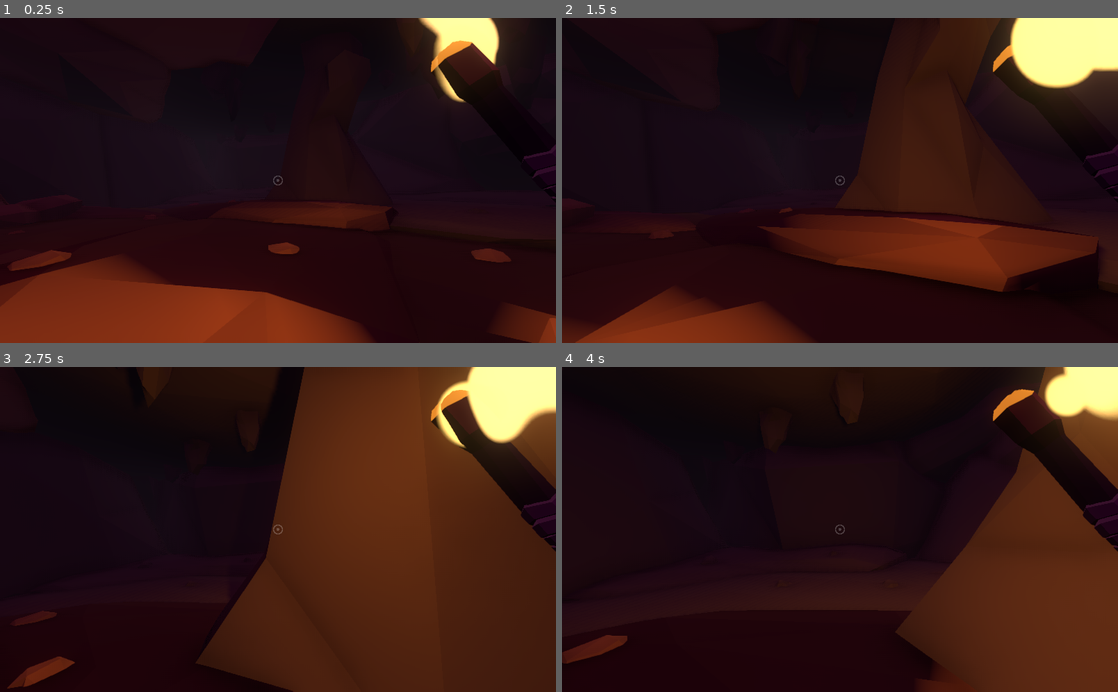
Above: before the commit, frames 1-4 (two rows, left to right).
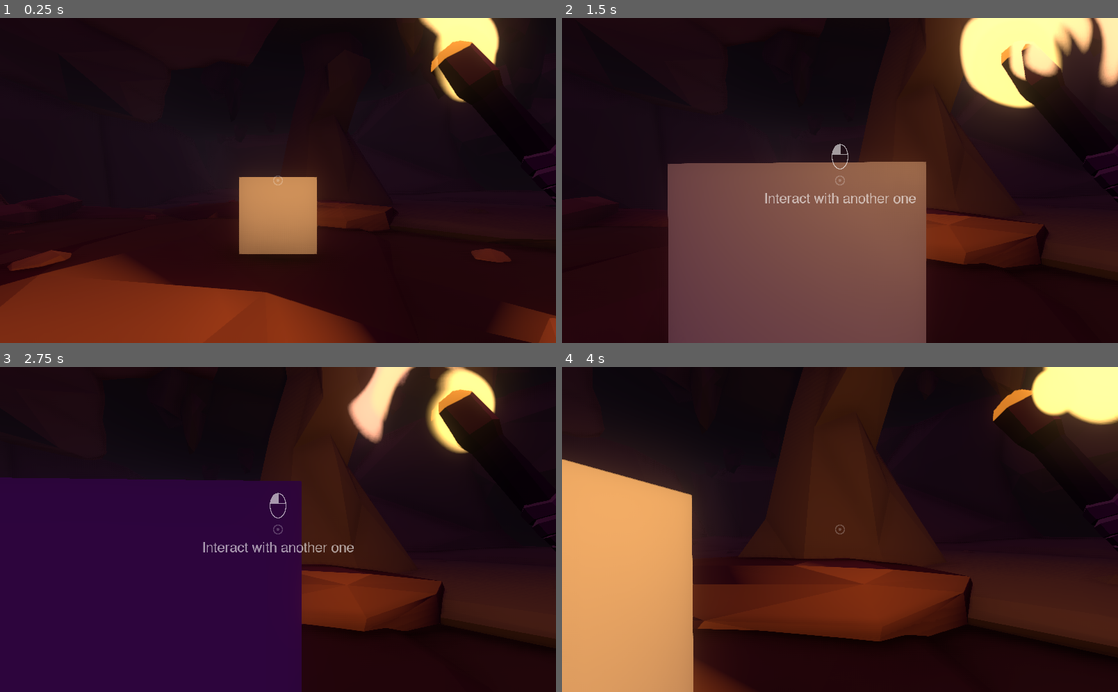
Above: after the commit, the same moments.

Repository: Anemony22/Creative-Jam-2021
Game: Godot game, scene res://scenes/levels/Main.tscn
Same seed, same stepped clock (60 frames per second), same inputs: the game is played once before the commit and once after it.
Inputs (mouse positions are in pixels of both pictures, inside the frame that each line leads up to):
- Up to frame 1 (0.25 s): no input
- Up to frame 2 (1.5 s): tap Enter at 0.5 s; move the mouse to (867, 180) at 0.52 s; hold E (interact, bound only after the commit) 0.53-1.28 s; hold W (move_forward) from 0.53 s (still down); move the mouse to (812, 180) at 1.27 s; tap E (interact, bound only after the commit) at 1.35 s
- Up to frame 3 (2.75 s): keep holding W (move_forward); move the mouse to (289, 523) at 2.02 s; hold E (interact, bound only after the commit) from 2.03 s (still down)
- Up to frame 4 (4 s): keep holding W (move_forward); move the mouse to (834, 536) at 2.77 s; release E (interact, bound only after the commit) at 2.78 s; tap E (interact, bound only after the commit) at 2.85 s; move the mouse to (878, 532) at 3.52 s; hold E (interact, bound only after the commit) from 3.53 s (still down)

The runs differ from the first frame. In frame 1, 3.4% of the frame differs, in the area x 42-58%, y 47-73%; in frame 2, 37%; in frame 3, 73%, in the area x 0-100%, y 0-100%; in frame 4, 53%.

Commit message:
Interactable node

Diff:
--- a/project.godot
+++ b/project.godot
@@ -1075,21 +1075,31 @@
 move_forward={
 "deadzone": 0.5,
 "events": [ Object(InputEventKey,"resource_local_to_scene":false,"resource_name":"","device":0,"alt":false,"shift":false,"control":false,"meta":false,"command":false,"pressed":false,"scancode":87,"unicode":0,"echo":false,"script":null)
+, Object(InputEventKey,"resource_local_to_scene":false,"resource_name":"","device":0,"alt":false,"shift":false,"control":false,"meta":false,"command":false,"pressed":false,"scancode":16777232,"unicode":0,"echo":false,"script":null)
  ]
 }
 move_back={
 "deadzone": 0.5,
 "events": [ Object(InputEventKey,"resource_local_to_scene":false,"resource_name":"","device":0,"alt":false,"shift":false,"control":false,"meta":false,"command":false,"pressed":false,"scancode":83,"unicode":0,"echo":false,"script":null)
+, Object(InputEventKey,"resource_local_to_scene":false,"resource_name":"","device":0,"alt":false,"shift":false,"control":false,"meta":false,"command":false,"pressed":false,"scancode":16777234,"unicode":0,"echo":false,"script":null)
  ]
 }
 move_left={
 "deadzone": 0.5,
 "events": [ Object(InputEventKey,"resource_local_to_scene":false,"resource_name":"","device":0,"alt":false,"shift":false,"control":false,"meta":false,"command":false,"pressed":false,"scancode":65,"unicode":0,"echo":false,"script":null)
+, Object(InputEventKey,"resource_local_to_scene":false,"resource_name":"","device":0,"alt":false,"shift":false,"control":false,"meta":false,"command":false,"pressed":false,"scancode":16777231,"unicode":0,"echo":false,"script":null)
  ]
 }
 move_right={
 "deadzone": 0.5,
 "events": [ Object(InputEventKey,"resource_local_to_scene":false,"resource_name":"","device":0,"alt":false,"shift":false,"control":false,"meta":false,"command":false,"pressed":false,"scancode":68,"unicode":0,"echo":false,"script":null)
+, Object(InputEventKey,"resource_local_to_scene":false,"resource_name":"","device":0,"alt":false,"shift":false,"control":false,"meta":false,"command":false,"pressed":false,"scancode":16777233,"unicode":0,"echo":false,"script":null)
+ ]
+}
+interact={
+"deadzone": 0.5,
+"events": [ Object(InputEventKey,"resource_local_to_scene":false,"resource_name":"","device":0,"alt":false,"shift":false,"control":false,"meta":false,"command":false,"pressed":false,"scancode":69,"unicode":0,"echo":false,"script":null)
+, Object(InputEventMouseButton,"resource_local_to_scene":false,"resource_name":"","device":-1,"alt":false,"shift":false,"control":false,"meta":false,"command":false,"button_mask":0,"position":Vector2( 0, 0 ),"global_position":Vector2( 0, 0 ),"factor":1.0,"button_index":1,"pressed":false,"doubleclick":false,"script":null)
  ]
 }
 
--- a/scenes/entities/Player.gd
+++ b/scenes/entities/Player.gd
@@ -7,6 +7,7 @@
 var velocity = Vector3()
 
 onready var prev_angle = rotation.y
+
 
 func get_input():
 	var input_dir = Vector3()
@@ -25,12 +26,23 @@
 
 	return input_dir
 
+
 func _unhandled_input(event):
 	# Mouse camera movement
 	if event is InputEventMouseMotion and Input.get_mouse_mode() == Input.MOUSE_MODE_CAPTURED:
 		rotate_y(-event.relative.x * mouse_sensitivity)
 		$CameraPivot.rotate_x(-event.relative.y * mouse_sensitivity)
 		$CameraPivot.rotation.x = clamp($CameraPivot.rotation.x, -1.2, 1.2)
+
+	if Input.get_mouse_mode() == Input.MOUSE_MODE_CAPTURED:
+		if event.is_action_pressed("interact"):
+			if $CameraPivot/Camera/RayCast.is_colliding():
+				var collision: Node = $CameraPivot/Camera/RayCast.get_collider()
+
+				if collision.has_node("Interactable"):
+					var interactable = collision.get_node("Interactable")
+					print("Interacted with " + interactable.title)
+
 
 func _physics_process(delta):
 	# Torch lagged rotation
@@ -59,8 +71,10 @@
 	if $CameraPivot/Camera/RayCast.is_colliding():
 		var collision: Node = $CameraPivot/Camera/RayCast.get_collider()
 
-		if collision.is_in_group("artefact"):
-			$HUD/RayCheck/Interact.text = "Interact with " + collision.name
+		if collision.has_node("Interactable"):
+			var interactable = collision.get_node("Interactable")
+
+			$HUD/RayCheck/Interact.text = "Interact with " + interactable.title
 			$HUD/RayCheck.visible = true
 	else:
 		$HUD/RayCheck.visible = false
--- a/scenes/levels/Main.gd
+++ b/scenes/levels/Main.gd
@@ -1,9 +1,4 @@
 extends Node
-
-
-# Declare member variables here. Examples:
-# var a = 2
-# var b = "text"
 
 
 # Called when the node enters the scene tree for the first time.
@@ -12,17 +7,15 @@
 
 	#OS.window_fullscreen = true
 
+
 func _unhandled_key_input(event):
 	if event is InputEventKey:
 		if event.is_action("ui_cancel"):
 			get_tree().quit()
+
 		if event.is_action("ui_page_up"):
 			Input.set_mouse_mode(Input.MOUSE_MODE_VISIBLE)
 		if event.is_action("ui_page_down"):
 			Input.set_mouse_mode(Input.MOUSE_MODE_CAPTURED)
 		if event.is_action_pressed("ui_focus_next"):
 			OS.window_fullscreen = !OS.window_fullscreen
-
-# Called every frame. 'delta' is the elapsed time since the previous frame.
-#func _process(delta):
-#	pass
--- a/scenes/levels/Main.tscn
+++ b/scenes/levels/Main.tscn
@@ -29,6 +29,8 @@
 [ext_resource path="res://scenes/environment/rocks/small/small_rock2.tscn" type="PackedScene" id=27]
 [ext_resource path="res://scenes/environment/rocks/small/small_rock4.tscn" type="PackedScene" id=28]
 [ext_resource path="res://scenes/environment/rocks/small/small_rock5.tscn" type="PackedScene" id=29]
+[ext_resource path="res://scenes/objects/artefacts/TestInteractionCube.tscn" type="PackedScene" id=30]
+[ext_resource path="res://scenes/objects/Interactable.tscn" type="PackedScene" id=31]
 
 [sub_resource type="BoxShape" id=1]
 extents = Vector3( 30, 1, 30 )
@@ -651,17 +653,22 @@
 [node name="large_rock5" parent="Outside" instance=ExtResource( 12 )]
 transform = Transform( 1, 0, 0, 0, 1, 0, 0, 0, 1, 7.69187, 1.69675, 44.2294 )
 
-[node name="TestInteractionCube" type="StaticBody" parent="." groups=[
-"artefact",
-]]
-transform = Transform( 0.483859, 0.0024446, -0.125995, 0.00517497, 0.499099, 0.0295571, 0.125913, -0.0299069, 0.482961, -7.9374, 2.28762, -5.64372 )
+[node name="TestInteractionCube" parent="." instance=ExtResource( 30 )]
+transform = Transform( 0.5, 0, 0, 0, 0.49922, 0.0279108, 0, -0.0279108, 0.49922, -8.14053, 2.27425, -5.80652 )
+
+[node name="StaticBody" type="StaticBody" parent="."]
+transform = Transform( 1, 0, 0, 0, 1, 0, 0, 0, 1, 0, 3.00866, -6.98358 )
 __meta__ = {
 "_edit_group_": true
 }
 
-[node name="MeshInstance" type="MeshInstance" parent="TestInteractionCube"]
+[node name="MeshInstance" type="MeshInstance" parent="StaticBody"]
 mesh = SubResource( 4 )
 material/0 = null
 
-[node name="CollisionShape" type="CollisionShape" parent="TestInteractionCube"]
+[node name="CollisionShape" type="CollisionShape" parent="StaticBody"]
 shape = SubResource( 5 )
+
+[node name="Interactable" parent="StaticBody" instance=ExtResource( 31 )]
+title = "another one"
+description = "awd"
--- /dev/null
+++ b/scenes/objects/Interactable.gd
@@ -0,0 +1,6 @@
+extends Node
+
+export(String) var title
+export(String, MULTILINE) var description
+
+export(Texture) var image
--- /dev/null
+++ b/scenes/objects/Interactable.tscn
@@ -0,0 +1,6 @@
+[gd_scene load_steps=2 format=2]
+
+[ext_resource path="res://scenes/objects/Interactable.gd" type="Script" id=1]
+
+[node name="Interactable" type="Node"]
+script = ExtResource( 1 )
--- /dev/null
+++ b/scenes/objects/artefacts/TestInteractionCube.tscn
@@ -0,0 +1,24 @@
+[gd_scene load_steps=4 format=2]
+
+[ext_resource path="res://scenes/objects/Interactable.tscn" type="PackedScene" id=1]
+
+[sub_resource type="CubeMesh" id=1]
+
+[sub_resource type="BoxShape" id=2]
+
+[node name="TestInteractionCube" type="StaticBody"]
+transform = Transform( 0.5, 0, 0, 0, 0.5, 0, 0, 0, 0.5, 0, 0, 0 )
+__meta__ = {
+"_edit_group_": true
+}
+
+[node name="MeshInstance" type="MeshInstance" parent="."]
+mesh = SubResource( 1 )
+material/0 = null
+
+[node name="CollisionShape" type="CollisionShape" parent="."]
+shape = SubResource( 2 )
+
+[node name="Interactable" parent="." instance=ExtResource( 1 )]
+title = "Test"
+description = "This is a test object. It is just a basic cube that looks very out of place"
Not shown: 1 places in scenes/levels/Main.tscn that only renumber resources
